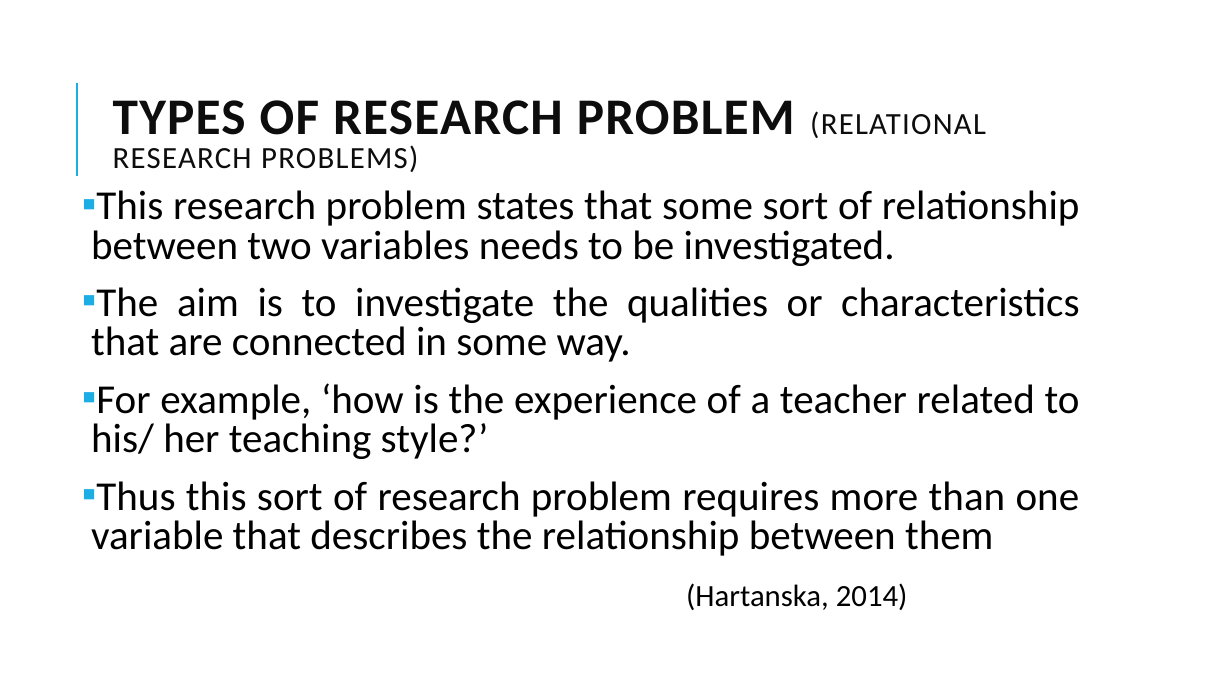
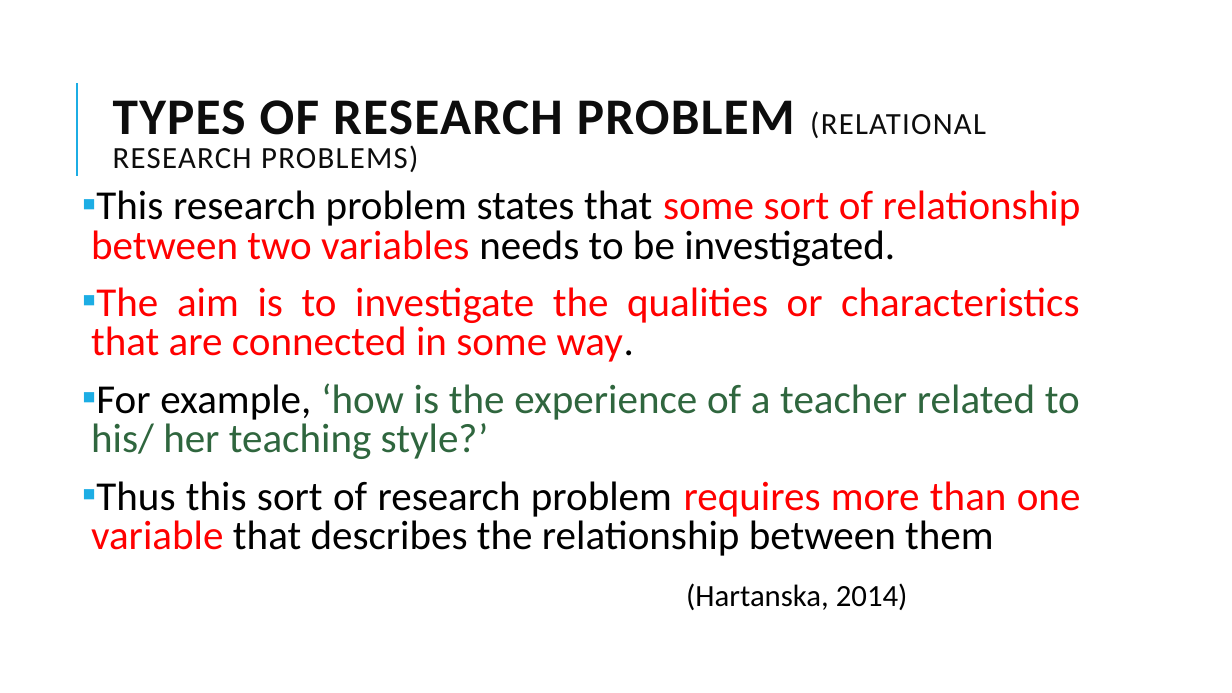
Before and after one commit to ahmedbilal7891/MSCS-2nd-Semester, a slide deck: slide 28 of BM-723 _Business research method/BooksAndNotes/Lec Two.pptx. Drawn at 1232x693 pixels with LibreOffice and Linux fonts; fonts in the diff are those of the drawing. Boxes give left, top, right and bottom in pixels: in the first picture for what was removed or moved away, otherwise in the second. Text is boxed around its words. In the diff, an @@ line names an element or a change of style, - is before the commit and + after.

```diff
--- a/BM-723 _Business research method/BooksAndNotes/Lec Two.pptx
+++ b/BM-723 _Business research method/BooksAndNotes/Lec Two.pptx
@@ text at box(91, 190, 1081, 556): text colour #000000 to #FF0000 in "some sort of relationship between two variables", "The aim is to investigate the qualities ...", "requires more than one variable"; text colour #000000 to #2F663E in "‘how is the experience of a teacher ..." @@
```
Also in this commit, not shown: 5 other slides changed, 22 other files.
